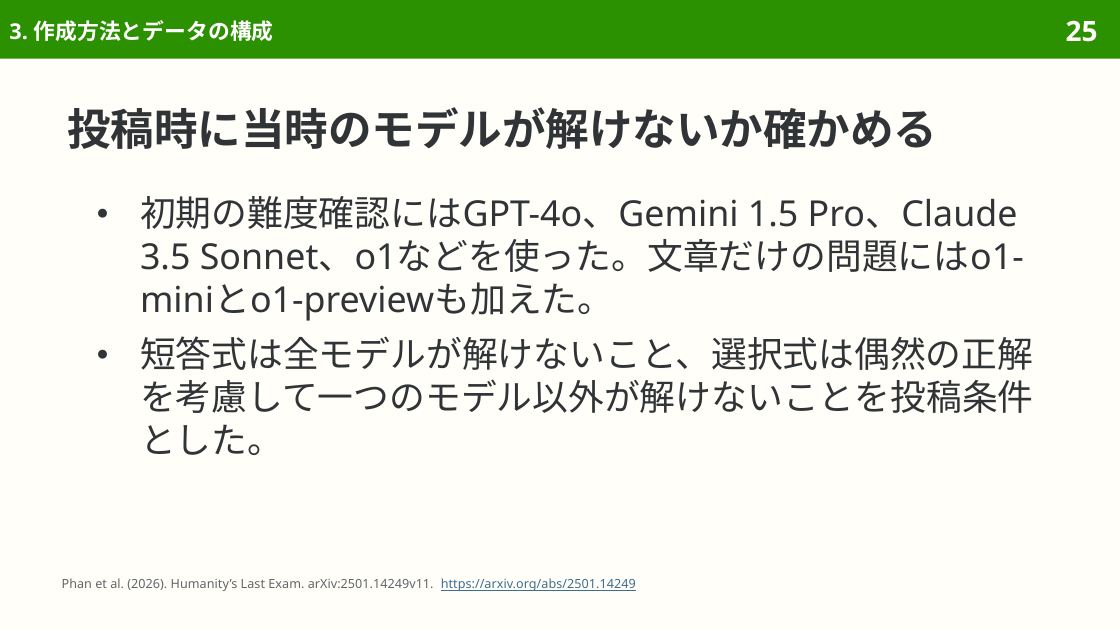
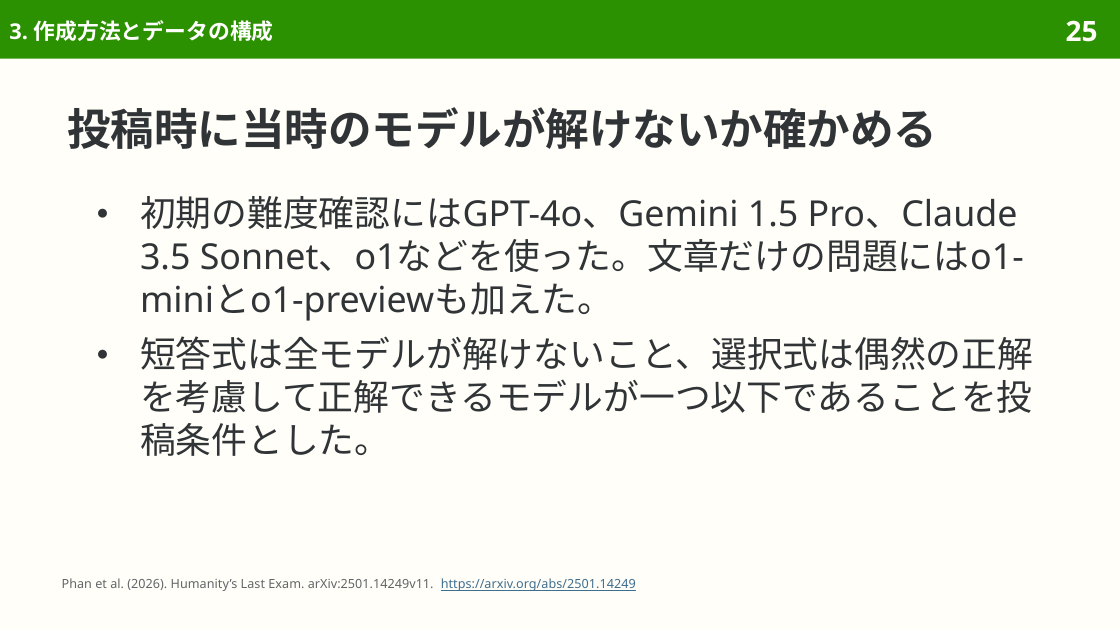
Before and after one commit to sasakiy84/datasets-in-10-minutes, a slide deck: slide 25 of slides/datasets-in-10-minutes-hle.pptx. Drawn at 1120x630 pixels with LibreOffice and Linux fonts; fonts in the diff are those of the drawing. Boxes give left, top, right and bottom in pixels: in the first picture for what was removed or moved away, otherwise in the second. Text is boxed around its words. In the diff, an @@ line names an element or a change of style, - is before the commit and + after.

```diff
--- a/slides/datasets-in-10-minutes-hle.pptx
+++ b/slides/datasets-in-10-minutes-hle.pptx
@@ text at bbox=[140, 336, 1033, 456]: text changed @@
-● 短答式は全モデルが解けないこと、選択式は偶然の正解を考慮して一つのモデル以外が解けないことを投稿条件とした。
+● 短答式は全モデルが解けないこと、選択式は偶然の正解を考慮して正解できるモデルが一つ以下であることを投稿条件とした。
```
Also in this commit, not shown: 14 other slides changed, 7 other files.
